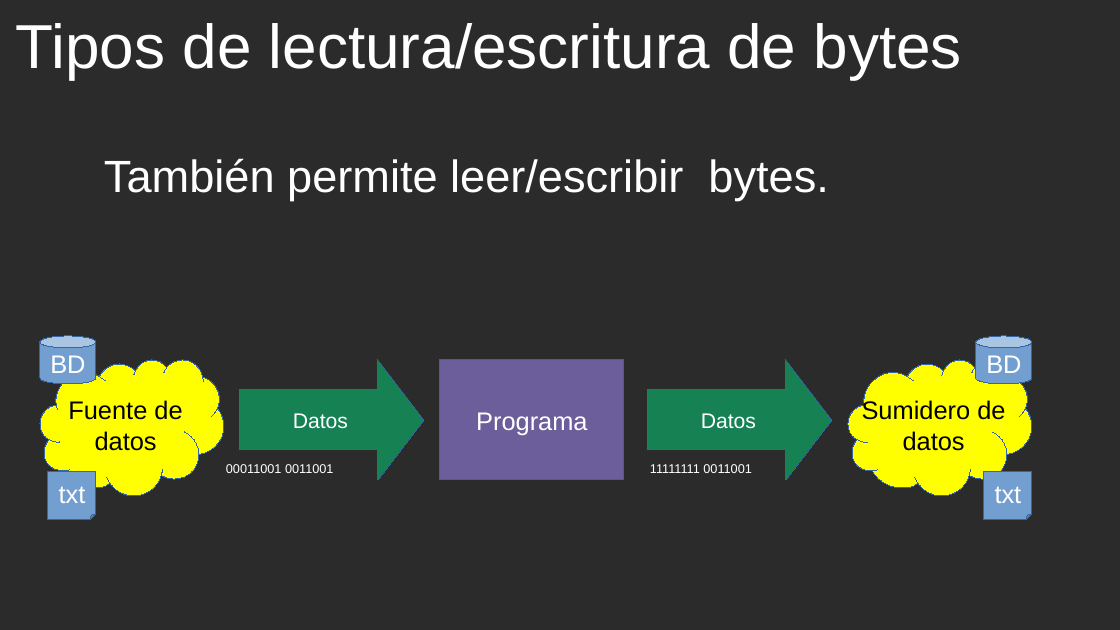
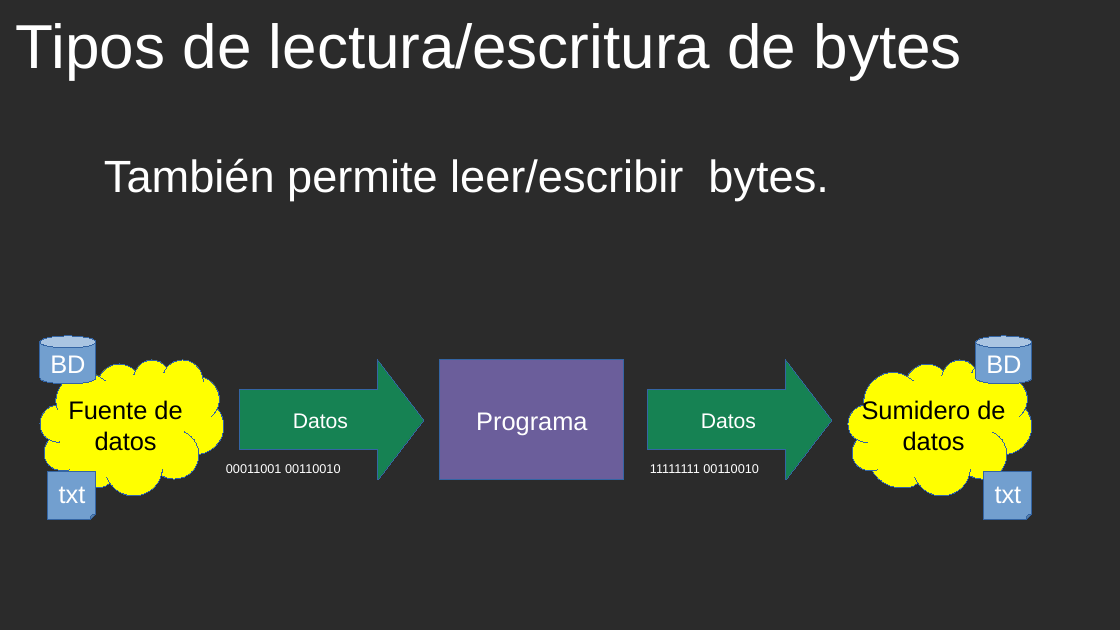
Before and after one commit to cmorenoruiz/ApuntesProgramacion, a slide deck: slide 5 of Unidad 11 Ficheros/Clase FileWriter Presentación para clase.odp. Drawn at 1120x630 pixels with LibreOffice and Linux fonts; fonts in the diff are those of the drawing; background and template pictures are left out; a plain dark background stands for a picture behind light text. Boxes give left, top, right and bottom in pixels: in the first picture for what was removed or moved away, otherwise in the second. Text is boxed around its words. In the diff, an @@ line names an element or a change of style, - is before the commit and + after.

Commit message:
Añadidos ejemplos para practicar lectura y escritura

```diff
--- a/Unidad 11 Ficheros/Clase FileWriter Presentación para clase.odp
+++ b/Unidad 11 Ficheros/Clase FileWriter Presentación para clase.odp
@@ text at bbox=[226, 464, 341, 473]: text changed @@
-00011001 0011001
+00011001 00110010
@@ text at bbox=[650, 464, 759, 473]: text changed @@
-11111111 0011001
+11111111 00110010
```
Also in this commit, not shown: 4 other slides changed, 2 slides added, 1 other file.
